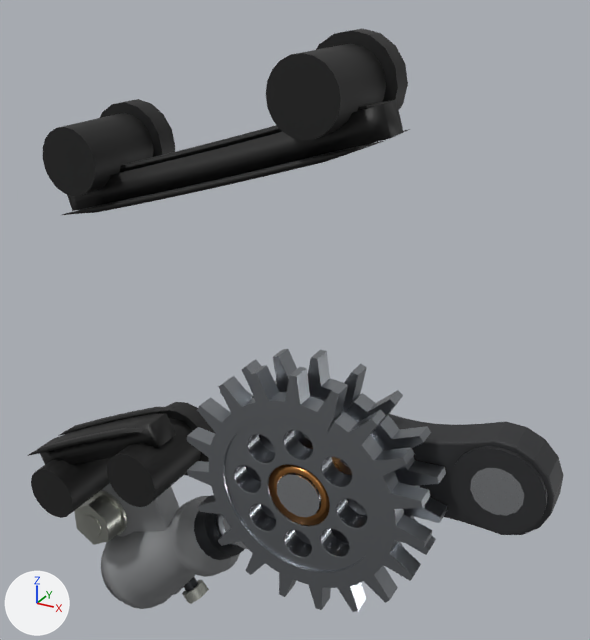
The glTF model porsche-911sc-engine/parts/chain-tensioner-right.glb, before and after one commit.
The view is the same before and after, from a 50 mm lens placed at (285.4, -407.8, 60.1), pointed at (190.1, -234.5, -26.5). Lighting does not change. The marker at lower left points along +X, +Y and +Z. The first picture is the older version. Where no turn or scale is listed for an object, it has been applied to the vertices. Vertices at exactly the same position are counted once.

Before the edit, the objects in view are built like this:
```python
me_mesh_0 = bpy.data.meshes.new('Mesh_0')
me_mesh_0.from_pydata(...)  # 5618 vertices, 11264 faces; spans x -34.4..34.4, y -13.5..13.5, z -35.6..35.6
me_mesh_0.materials.append(mat_steel)  # grey #9da1a6
me_mesh_4 = bpy.data.meshes.new('Mesh_4')
me_mesh_4.from_pydata(...)  # 494 vertices, 928 faces; spans x -28.4..28.4, y -14.2..14.2, z -25.2..25.2
me_mesh_4.materials.append(mat_castalu)  # grey #96989a
me_mesh_6 = bpy.data.meshes.new('Mesh_6')
me_mesh_6.from_pydata(...)  # 83 vertices, 152 faces; spans x -20.7..20.7, y -20.5..20.5, z -17.1..17.1
me_mesh_6.materials.append(mat_zincplate)  # grey #b4b6ae
ob_chain_tensioner_right_castalu = bpy.data.objects.new('chain-tensioner-right:castAlu', me_mesh_4)
ob_chain_tensioner_right_castalu.location = (149.2, -245.0, -107.9)
ob_chain_tensioner_right_steel = bpy.data.objects.new('chain-tensioner-right:steel', me_mesh_0)
ob_chain_tensioner_right_steel.location = (205.6, -252.0, -60.4)
ob_chain_tensioner_right_zincplate = bpy.data.objects.new('chain-tensioner-right:zincPlate', me_mesh_6)
ob_chain_tensioner_right_zincplate.location = (143.0, -236.5, -109.2)
# also in view: 'chain-tensioner-right:forgedDark' at (219.9, -245.0, -64.5); 'chain-tensioner-right:polishedSteel' at (212.8, -252.0, -70.6); 'chain-tensioner-right:bronze' at (227.8, -251.2, -55.0); 'chain-tensioner-right:blackPlastic' at (171.1, -255.6, -22.2); 'chain-tensioner-right:darkSteel' at (159.1, -245.0, -104.7)
```
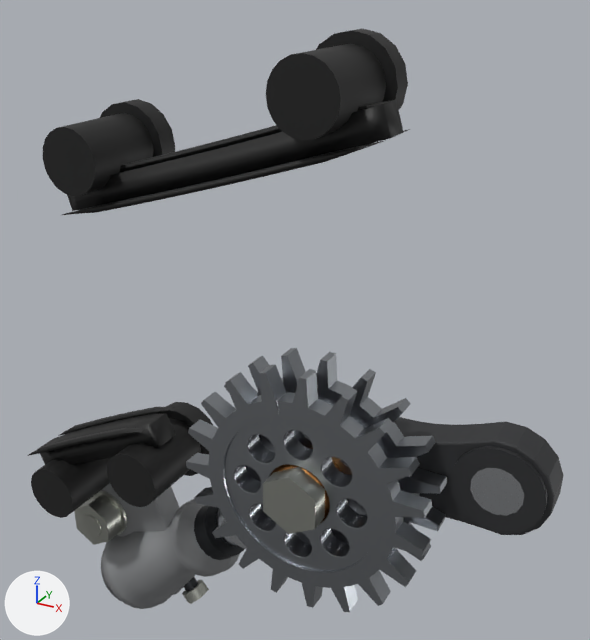
Where the newer file only moved an object's origin or applied its transform, the numbers keep the older frame.

Diff of the bpy script that builds the scene:
```diff
--- a/porsche-911sc-engine/parts/chain-tensioner-right.glb.py
+++ b/porsche-911sc-engine/parts/chain-tensioner-right.glb.py
@@ me_mesh_0 @@
 # used by ob_chain_tensioner_right_steel; location = (205.6, -252.0, -60.4)
-me_mesh_0.from_pydata(...)  # 5618 vertices, 11264 faces; spans x -34.4..34.4, y -13.5..13.5, z -35.6..35.6
+me_mesh_0.from_pydata(...)  # 5618 vertices, 11264 faces; spans x -34.3..34.3, y -13.5..13.5, z -35.6..35.6
+# me_mesh_0 part 1: the loose piece of 324 vertices spanning x -30.2..34.4, y -3.3..1.5, z -28.9..35.6 is turned -33.4 degrees about the y axis through its middle
+# me_mesh_0 part 2: the loose piece of 324 vertices spanning x -30.2..34.4, y -13.5..-8.7, z -28.9..35.6 is turned -33.4 degrees about the y axis through its middle
+# other edits to the shape of me_mesh_0 do not show in these pictures
 me_mesh_0.materials.append(mat_steel)
@@ me_mesh_6 @@
 # used by ob_chain_tensioner_right_zincplate; location = (143.0, -236.5, -109.2)
-me_mesh_6.from_pydata(...)  # 83 vertices, 152 faces; spans x -20.7..20.7, y -20.5..20.5, z -17.1..17.1
+me_mesh_6.from_pydata(...)  # 97 vertices, 176 faces; spans x -20.7..71.7, y -33.0..20.5, z -17.1..60.2
+# me_mesh_6 part 3: a new loose piece, a 6-sided cylinder along y spanning x 57.7..71.7, y -33.0..-28.0, z 44.0..60.2, in mat_zincplate (grey #b4b6ae)
 me_mesh_6.materials.append(mat_zincplate)
@@ ob_chain_tensioner_right_steel @@
 ob_chain_tensioner_right_steel = bpy.data.objects.new('chain-tensioner-right:steel', me_mesh_0)
-ob_chain_tensioner_right_steel.location = (205.6, -252.0, -60.4)
+ob_chain_tensioner_right_steel.location = (205.5, -252.0, -60.4)
```

What differs and where, as boxes (x1, y1, x2, y2) in the pictures (590 x 640 px; the box of a moved part takes in the faces that stretch with it):
'chain-tensioner-right:steel', reshaped, moved
    before: (187, 349, 447, 612)
    after: (186, 348, 447, 612)
'chain-tensioner-right:zincPlate', reshaped
    before: (74, 490, 209, 604)
    after: (74, 467, 325, 604)
part 1 of me_mesh_0, moved or reshaped
    before: (220, 349, 447, 577)
    after: (224, 348, 447, 561)
part 2 of me_mesh_0, moved or reshaped
    before: (187, 365, 432, 612)
    after: (186, 365, 432, 612)
part 3 of me_mesh_6, added
    after: (263, 467, 325, 534)
